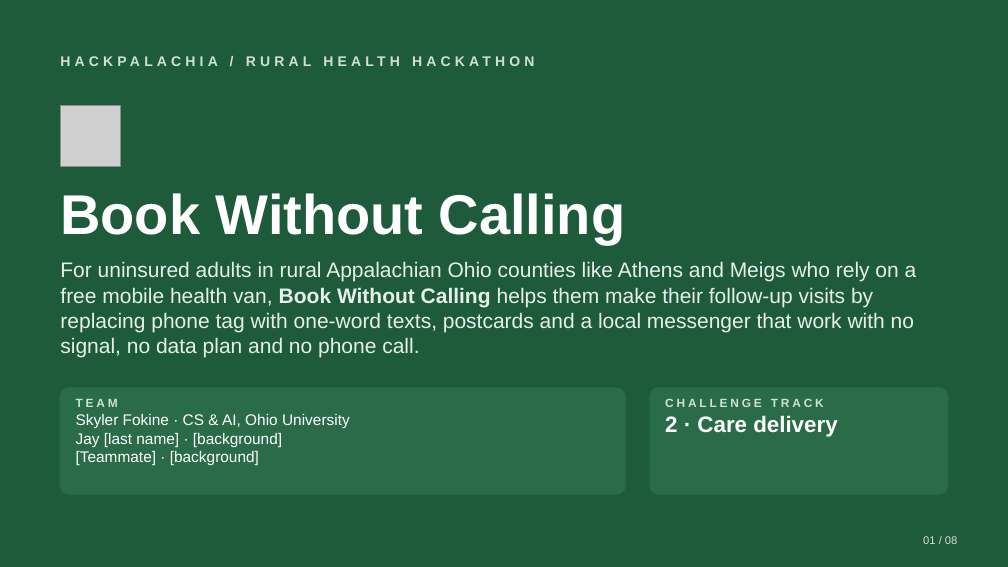
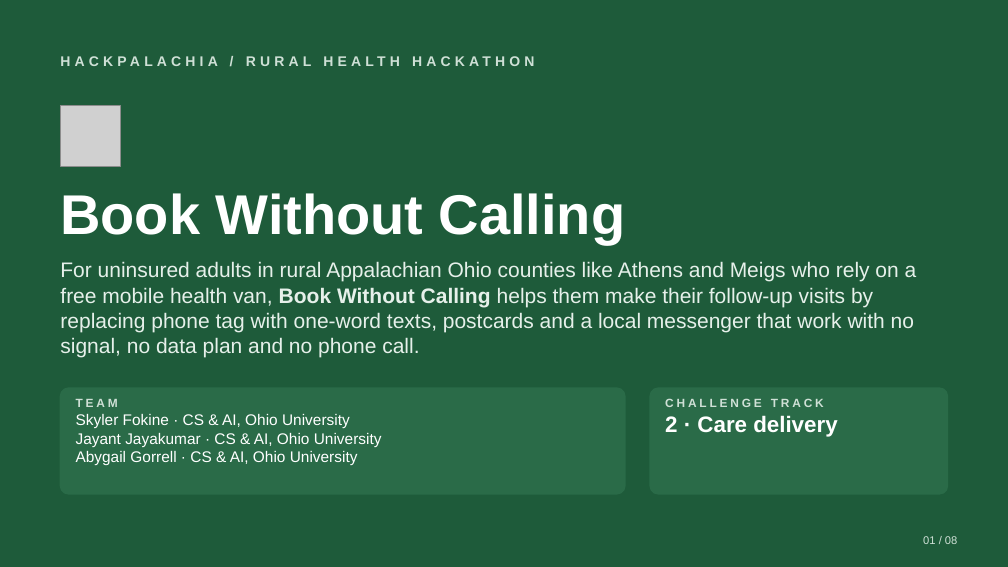
Before and after one commit to skylerfokine/book-without-calling, a slide deck: slide 1 of pitch/Book_Without_Calling_Pitch.pptx. Drawn at 1008x567 pixels with LibreOffice and Linux fonts; fonts in the diff are those of the drawing; grey boxes stand for pictures. Boxes give left, top, right and bottom in pixels: in the first picture for what was removed or moved away, otherwise in the second. Text is boxed around its words. In the diff, an @@ line names an element or a change of style, - is before the commit and + after.

```diff
--- a/pitch/Book_Without_Calling_Pitch.pptx
+++ b/pitch/Book_Without_Calling_Pitch.pptx
@@ text at [76,433,382,465]: text changed @@
-Jay [last name] · [background]
-[Teammate] · [background]
+Jayant Jayakumar · CS & AI, Ohio University
+Abygail Gorrell · CS & AI, Ohio University
```
Also in this commit, not shown: 5 other slides changed, 1 other file.
